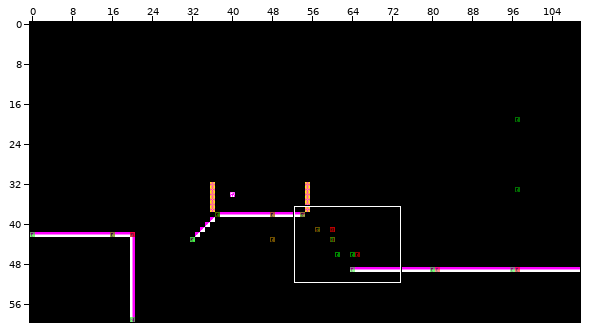
Tiled map -- res/levels/level0.tmx. Above: a wide view before the commit, with the close-up outlined.
Close-up. Old version:
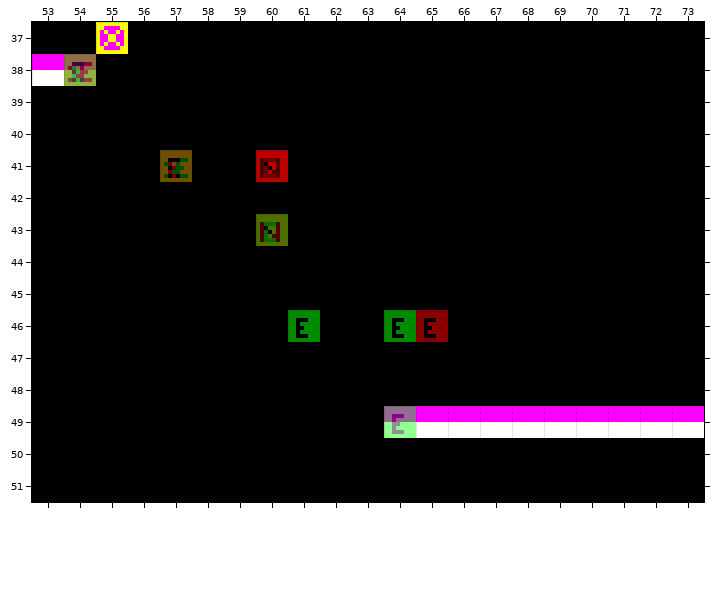
Cells are 8x8 px. Shown: x 53..73, y 37..51. The commit also changed other parts of the map, which this record leaves out.
New version:
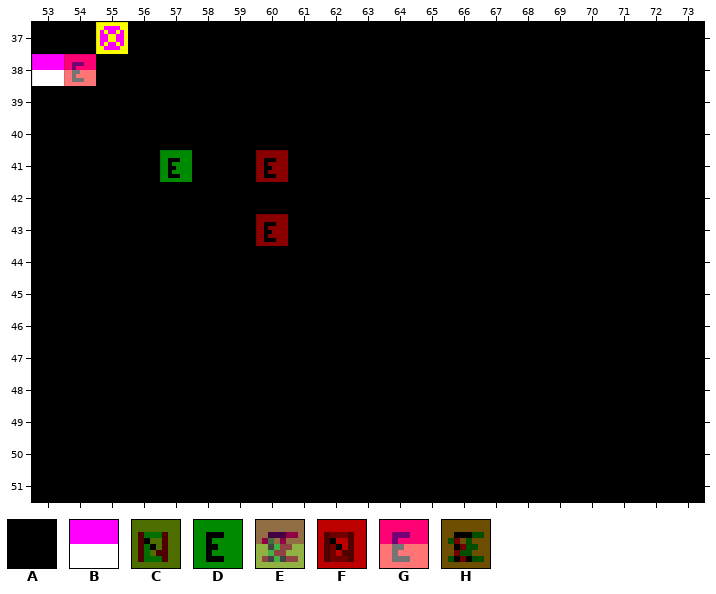
Key: from "tilesheet": A 0, B 129, C 144, D 145, E 147, F 160, G 161, H 163.
_ is an empty cell.
See-through tiles are keyed as they look on the map.
Difference:
Layer "col":
Tile A replaces tile B in row 49 at x 64 to 73.
Layer "Tile Layer 1":
Tile D is gone in row 46 at x 61 and 64.
Tile G is gone in row 46 at x 65.
Layer "Tile Layer 2" (now hidden):
Tile C is gone in row 43 at x 60.
Tile D is gone in row 49 at x 64.
Tile E is gone in row 38 at x 54.
Tile F is gone in row 41 at x 60.
Tile H is gone in row 41 at x 57.
